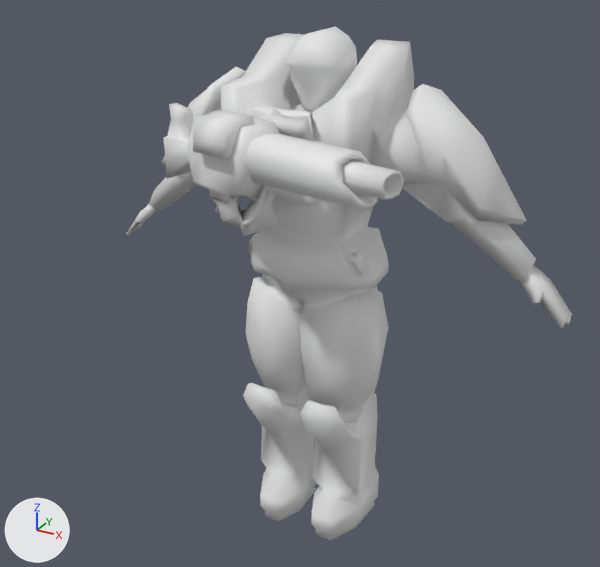
An edit to the glTF model project/units/human/marine/marine.glb, drawn before and after from the same camera.
One viewpoint serves both versions: a camera (50 mm lens) standing at (1.56, -3.01, 2.7) and looking at (0.08, -0.31, 1.35). The lights are fixed; the arrows at lower left show +X, +Y and +Z. The picture after the commit comes second.

Names of what the first picture shows: 'BaseMarine', 'GunProp'.
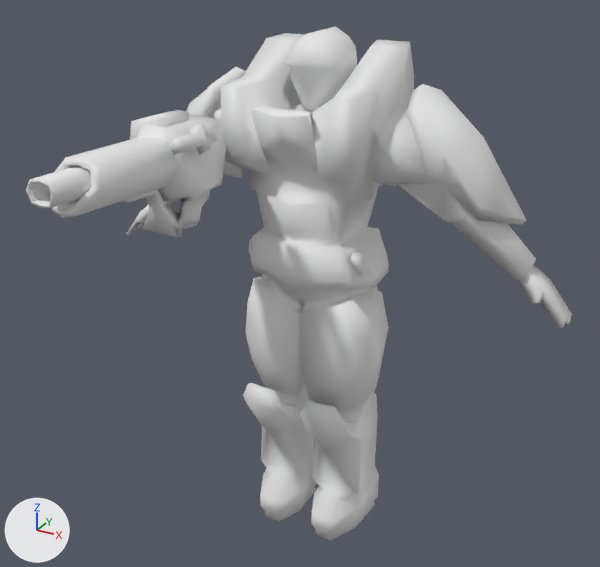
Location of each change, (x1, y1, x2, y2) in pixels of the pictures (600 x 567 px):
'GunProp', moved, turned: before (164, 103, 404, 236); after (26, 109, 242, 237)

The change in detail:
Object 'GunProp' (ob_gunprop) moves from (-0.176, -0.432, 1.725) to (-0.33, -0.477, 1.707).
Object 'GunProp' (ob_gunprop) turns from (-0.7, -0.8, 74) to (-2.7, 2.8, 2.2) degrees about x, y and z.
